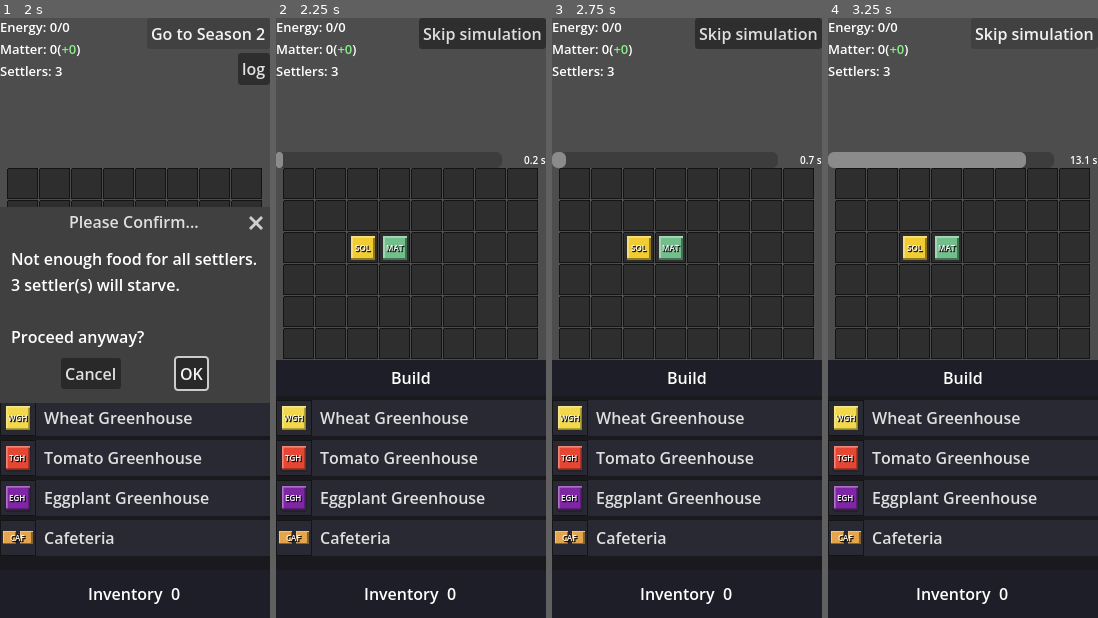
Above: before the commit, frames 1-4 (left to right).
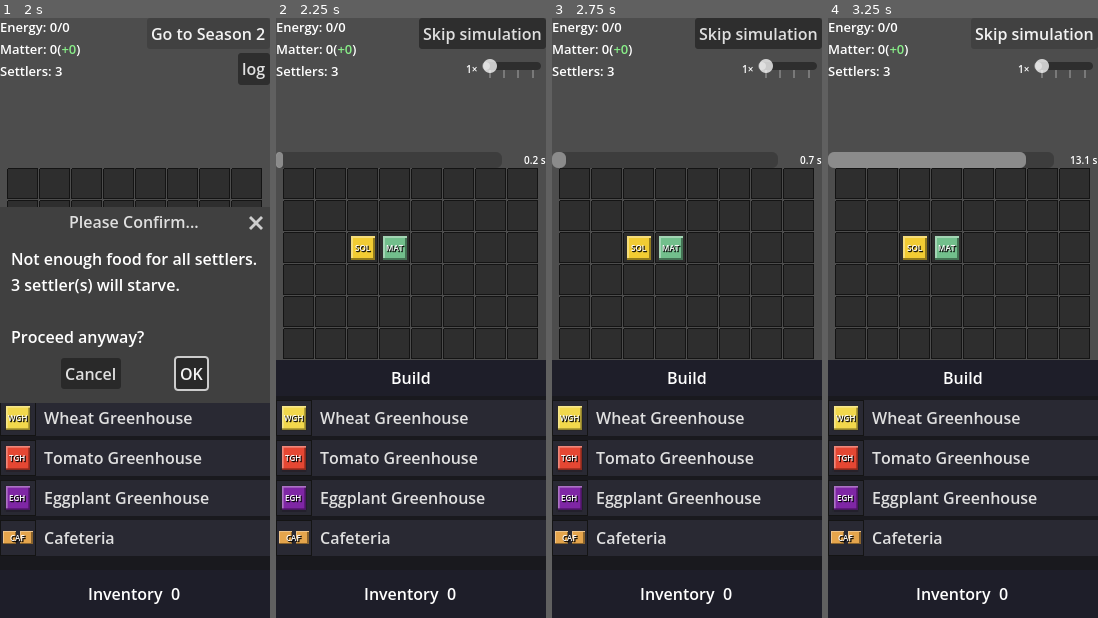
Above: after the commit, the same moments.

Repository: Kirkules/exofarm-vibe
Game: Godot game, scene res://scenes/game/game.tscn
Same seed, same stepped clock (60 frames per second), same inputs: the game is played once before the commit and once after it.
Inputs:
- Up to frame 1 (2 s): click "Go to Season 2" at 0.5 s; click "Go to Season 2" at 1.25 s
- Up to frame 2 (2.25 s): click "OK" at 2 s
- Up to frame 3 (2.75 s): no input
- Up to frame 4 (3.25 s): click "Skip simulation" at 2.75 s

Frame 1 is identical in both runs. In frame 2, 0.4% of the frame differs, in the area x 70-99%, y 6-10%; in frame 3, 0.4%; in frame 4, 0.4%.

Commit message:
Add simulation playback speed controls (1×, 2×, 3×, 5×)
HSlider snapping to four speeds, positioned as a direct UILayer child
(same pattern as the progress bar and live log) so it receives input
outside HudUI's 52px rect. Label sits left of the slider; timer is
recalculated on change so simulated time remaining stays correct.

Co-Authored-By: Claude Sonnet 4.6 <noreply@anthropic.com>

Diff:
--- a/scenes/game/simulation_controller.gd
+++ b/scenes/game/simulation_controller.gd
@@ -46,6 +46,11 @@
 ## Per-settler skip budget for the current season (settler_name -> int).
 var _settler_skips_remaining: Dictionary = {}
 
+var _speed_container: HBoxContainer
+var _speed_spacer:	  Label
+var _speed_label:     Label
+var _speed_slider:    HSlider
+
 var _solar_rig_piece_id: int = -1
 var _running: bool = false
 
@@ -90,6 +95,41 @@
 	_sim_live_log_box.clip_contents = true
 	_sim_live_log_box.visible       = false
 	_ui_layer.add_child(_sim_live_log_box)
+
+	# Speed controls — direct UILayer child so input is not culled by HudUI's 52px rect.
+	# Added after the live log so it receives input with higher tree-order priority.
+	const SPEED_W: float = 80.0
+	const SPEED_H: float = 22.0
+	_speed_container = HBoxContainer.new()
+	_speed_container.add_theme_constant_override("separation", 4)
+	_speed_container.position = Vector2(270.0 - SPEED_W, _hud_ui.offset_bottom - 12.0)
+	_speed_container.size     = Vector2(SPEED_W, SPEED_H)
+	_speed_container.visible  = false
+	_ui_layer.add_child(_speed_container)
+
+
+	_speed_label = Label.new()
+	_speed_label.text = "1×"
+	_speed_label.horizontal_alignment = HORIZONTAL_ALIGNMENT_CENTER
+	_speed_label.add_theme_font_size_override("font_size", 10)
+	_speed_container.add_child(_speed_label)
+
+	_speed_slider = HSlider.new()
+	_speed_slider.min_value = 0.0
+	_speed_slider.max_value = 3.0
+	_speed_slider.step = 1.0
+	_speed_slider.tick_count = 4
+	_speed_slider.ticks_on_borders = true
+	_speed_slider.value = 0.0
+	_speed_slider.size_flags_horizontal = Control.SIZE_EXPAND_FILL
+	_speed_slider.custom_minimum_size   = Vector2(0.0, 16.0)
+	_speed_slider.value_changed.connect(_on_speed_slider_changed)
+	_speed_container.add_child(_speed_slider)
+
+	_speed_spacer = Label.new()
+	_speed_spacer.text = ""
+	_speed_spacer.horizontal_alignment = HORIZONTAL_ALIGNMENT_FILL
+	_speed_container.add_child(_speed_spacer)
 
 	_sim_timer = Timer.new()
 	_sim_timer.one_shot = true
@@ -175,6 +215,9 @@
 	_sim_progress_bar.value  = 0.0
 	_sim_progress_label.text = "0.0 s"
 	_sim_progress_container.visible = true
+	_speed_slider.value             = 0.0
+	_speed_label.text               = "1×"
+	_speed_container.visible        = true
 	_sim_timer.start(SIMULATION_DURATION)
 	_running = true
 
@@ -186,6 +229,20 @@
 	_sim_speed_scale = remaining / 0.5
 	_sim_timer.stop()
 	_sim_timer.start(0.5)
+
+func _on_speed_slider_changed(value: float) -> void:
+	var speeds: Array[float] = [1.0, 2.0, 3.0, 5.0]
+	var idx: int = clampi(int(value), 0, 3)
+	var scale: float = speeds[idx]
+	_speed_label.text = str(int(scale)) + "×"
+	if not _running:
+		return
+	_sim_speed_scale = scale
+	var simulated_remaining: float = maxf(0.0, SIMULATION_DURATION - _sim_elapsed)
+	if simulated_remaining <= 0.0:
+		return
+	_sim_timer.stop()
+	_sim_timer.start(simulated_remaining / scale)
 
 ## Stamp current timestamp onto base, append to log, and push to live overlay.
 func add_log_entry(base: Dictionary) -> void:
@@ -202,6 +259,7 @@
 	_cafeteria_states.clear()
 	_sim_progress_container.visible = false
 	_sim_live_log_box.visible       = false
+	_speed_container.visible        = false
 	_running = false
 
 
--- a/scenes/game/ui/hud_ui.gd
+++ b/scenes/game/ui/hud_ui.gd
@@ -244,7 +244,7 @@
 		_matter_tooltip.visible  = false
 		hide_settler_panel()
 		_log_panel.visible       = false
-		_log_btn.visible         = false
+		_log_btn.visible = false
 		# Log overlay is hidden by simulation; grid lock handled by simulation_started signal.
 	else:
 		_log_btn.visible = true
Not shown, changed: .claude/code_map_classes.md
Not shown, changed: PLAN.md
Not shown, removed: design_piece_input_controller.md
